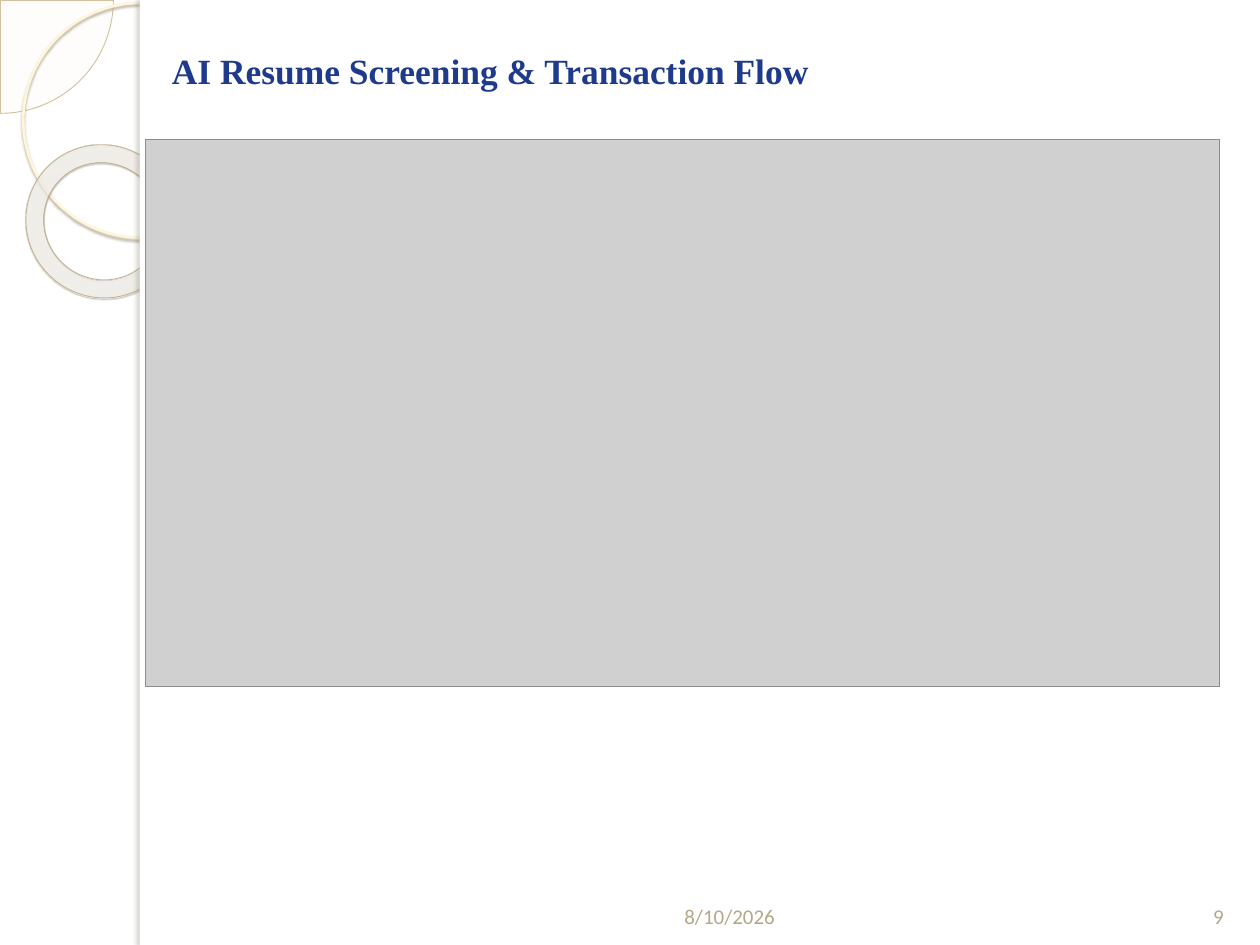
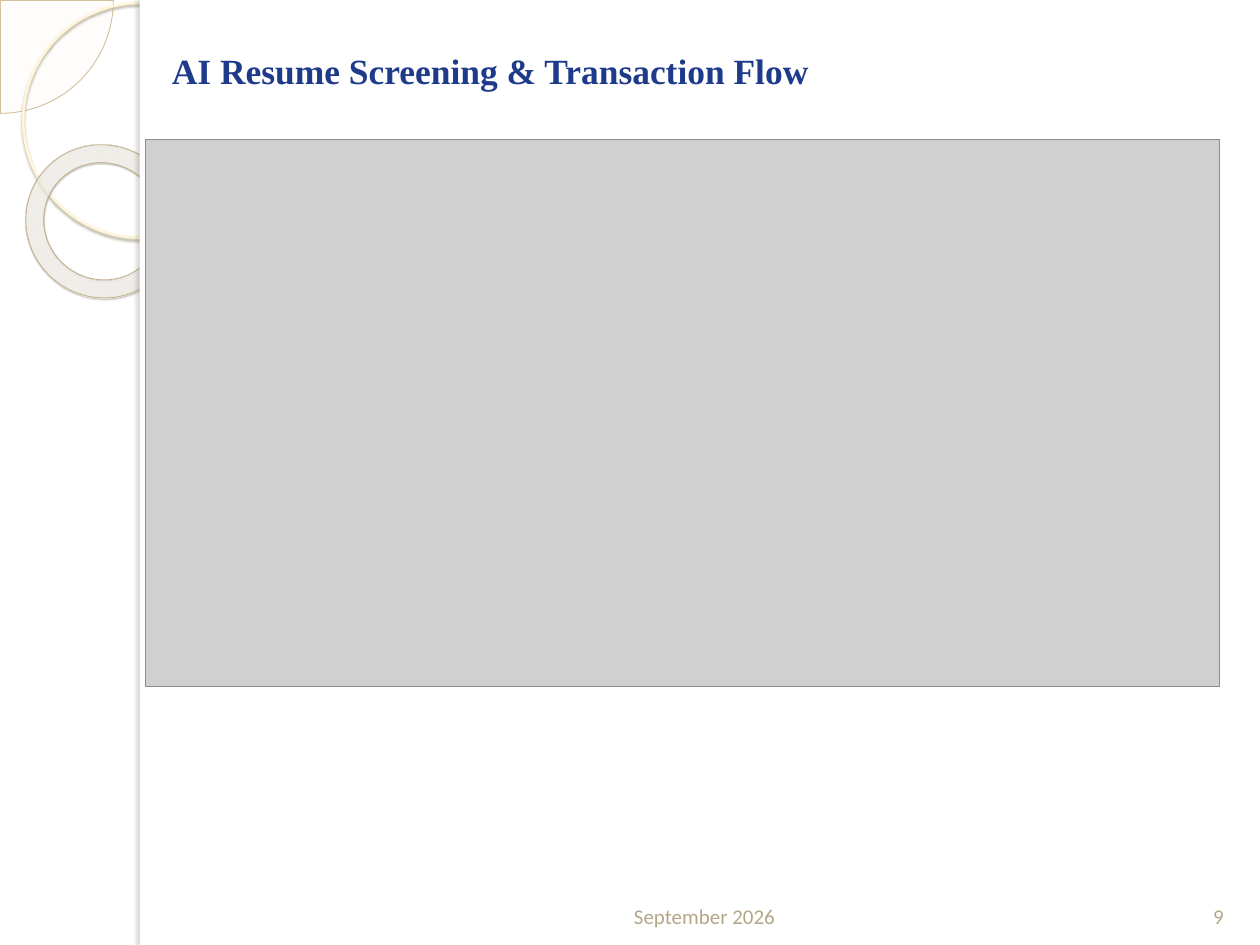
Before and after one commit to oggigachad/major-project, a slide deck: slide 9 of EvalixAI_Major_Project_Final.pptx. Drawn at 1260x945 pixels with LibreOffice and Linux fonts; fonts in the diff are those of the drawing; grey boxes stand for pictures; background and template pictures are left out. Boxes give left, top, right and bottom in pixels: in the first picture for what was removed or moved away, otherwise in the second. Text is boxed around its words. In the diff, an @@ line names an element or a change of style, - is before the commit and + after.

```diff
--- a/EvalixAI_Major_Project_Final.pptx
+++ b/EvalixAI_Major_Project_Final.pptx
@@ text at bbox=[634, 909, 774, 928]: text changed @@
-8/10/2026
+September 2026
```
Also in this commit, not shown: 8 other slides changed.
